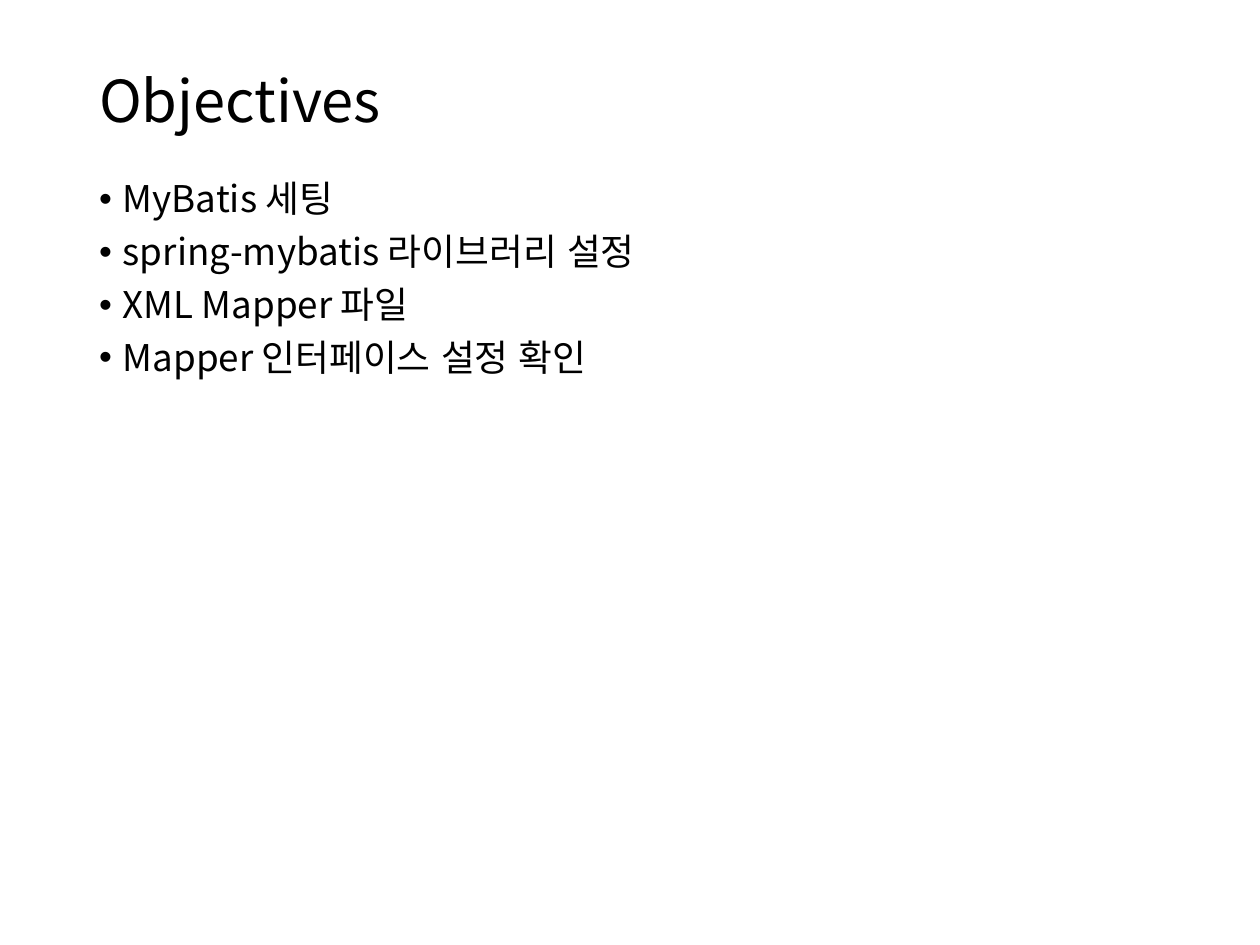
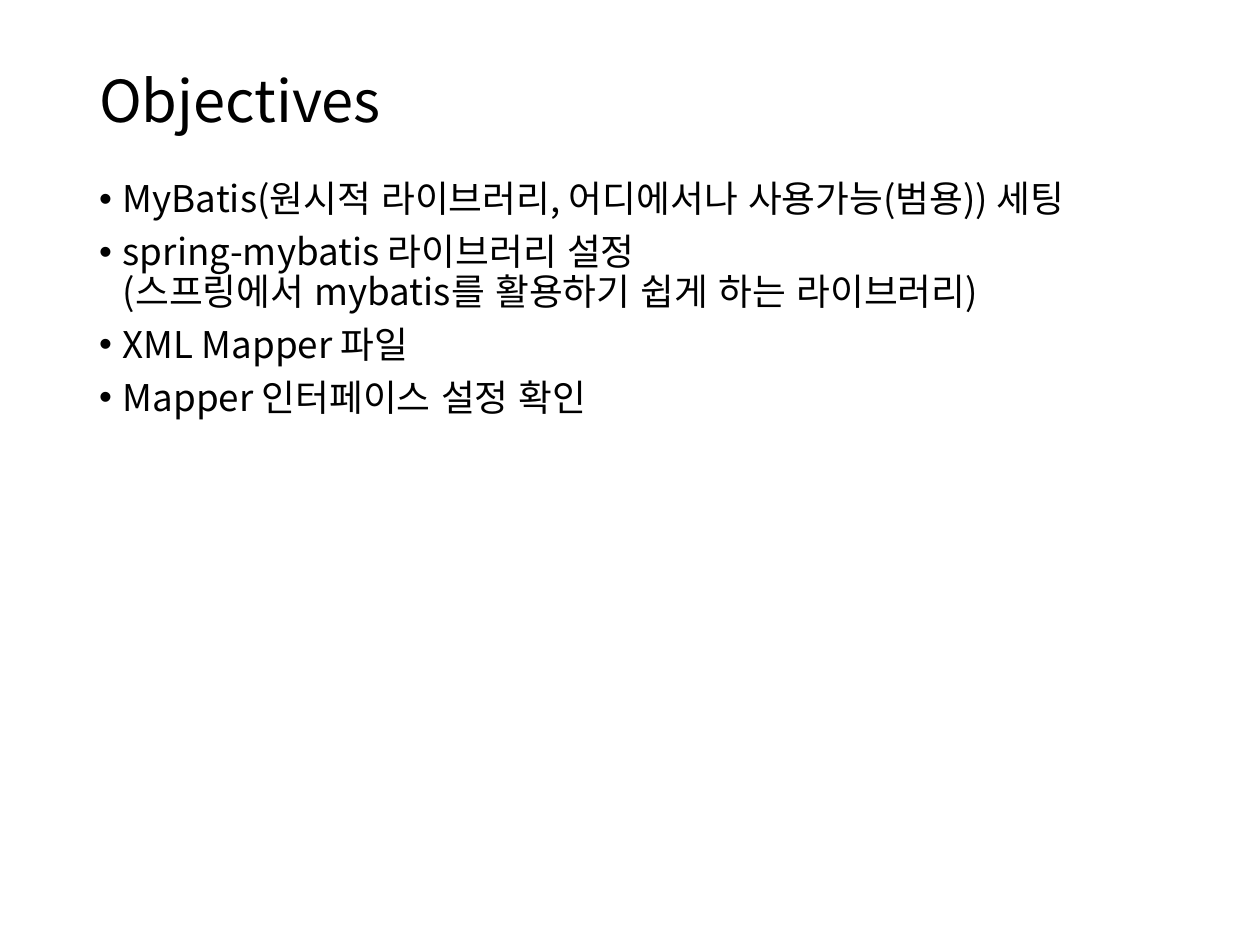
Before and after one commit to itrecipe/Web_Study_ez, a slide deck: slide 55 of spring - 학습자료/PART1.pptx. Drawn at 1260x945 pixels with LibreOffice and Linux fonts; fonts in the diff are those of the drawing. Boxes give left, top, right and bottom in pixels: in the first picture for what was removed or moved away, otherwise in the second. Text is boxed around its words. In the diff, an @@ line names an element or a change of style, - is before the commit and + after.

Commit message:
spring_학습자료
23.4.14

```diff
--- a/spring - 학습자료/PART1.pptx
+++ b/spring - 학습자료/PART1.pptx
@@ text at (123,181,1065,314): text changed @@
-• MyBatis 세팅
-• spring-mybatis 라이브러리 설정
+• MyBatis(원시적 라이브러리, 어디에서나 사용가능(범용)) 세팅
+• spring-mybatis 라이브러리 설정
+  (스프링에서 mybatis를 활용하기 쉽게 하는 라이브러리)
```
Also in this commit, not shown: 2 other slides changed.
